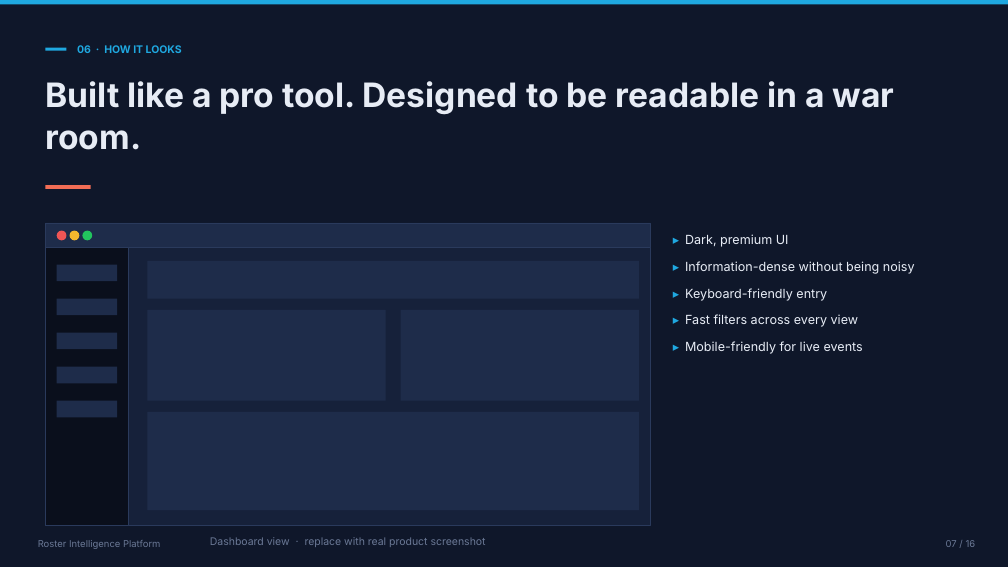
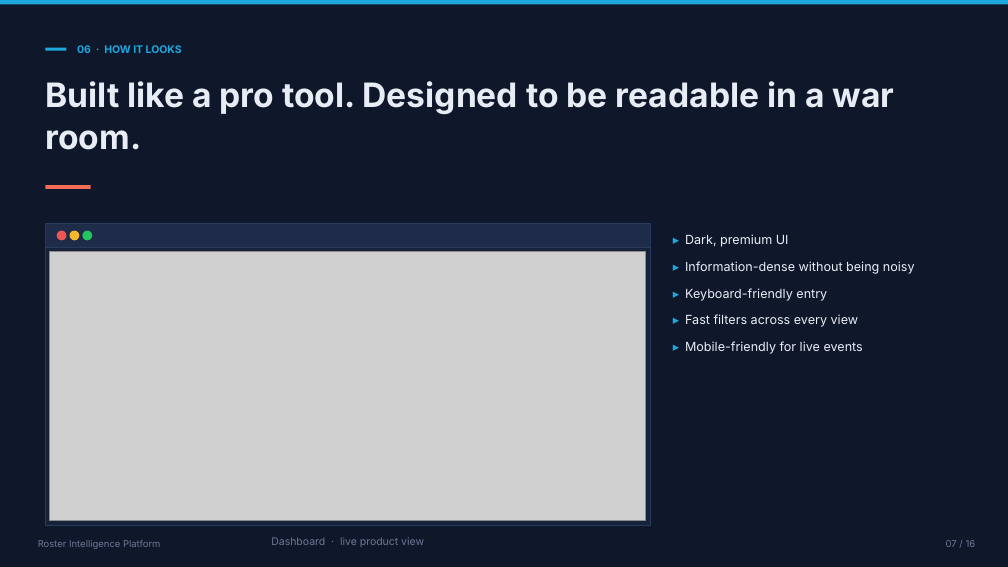
Before and after one commit to LLJFT/TeamManagerVicious, a slide deck: slide 7 of deliverables/sales_decks/Individuals_Deck.pptx. Drawn at 1008x567 pixels with LibreOffice and Linux fonts; fonts in the diff are those of the drawing; grey boxes stand for pictures. Boxes give left, top, right and bottom in pixels: in the first picture for what was removed or moved away, otherwise in the second. Text is boxed around its words. In the diff, an @@ line names an element or a change of style, - is before the commit and + after.

```diff
--- a/deliverables/sales_decks/Individuals_Deck.pptx
+++ b/deliverables/sales_decks/Individuals_Deck.pptx
@@ rectangle removed at (45,247,129,526) @@
@@ picture added at (50,252,646,521) @@
@@ rectangle removed at (57,265,117,281) @@
@@ rectangle removed at (147,261,639,299) @@
@@ rectangle removed at (57,299,117,315) @@
@@ rectangle removed at (147,310,386,401) @@
@@ rectangle removed at (401,310,639,401) @@
@@ rectangle removed at (57,333,117,349) @@
@@ rectangle removed at (57,367,117,383) @@
@@ rectangle removed at (57,401,117,417) @@
@@ rectangle removed at (147,412,639,510) @@
@@ text at (271,537,424,547): text changed @@
-Dashboard view · replace with real product screenshot
+Dashboard · live product view
```
Also in this commit, not shown: 2 other files.
